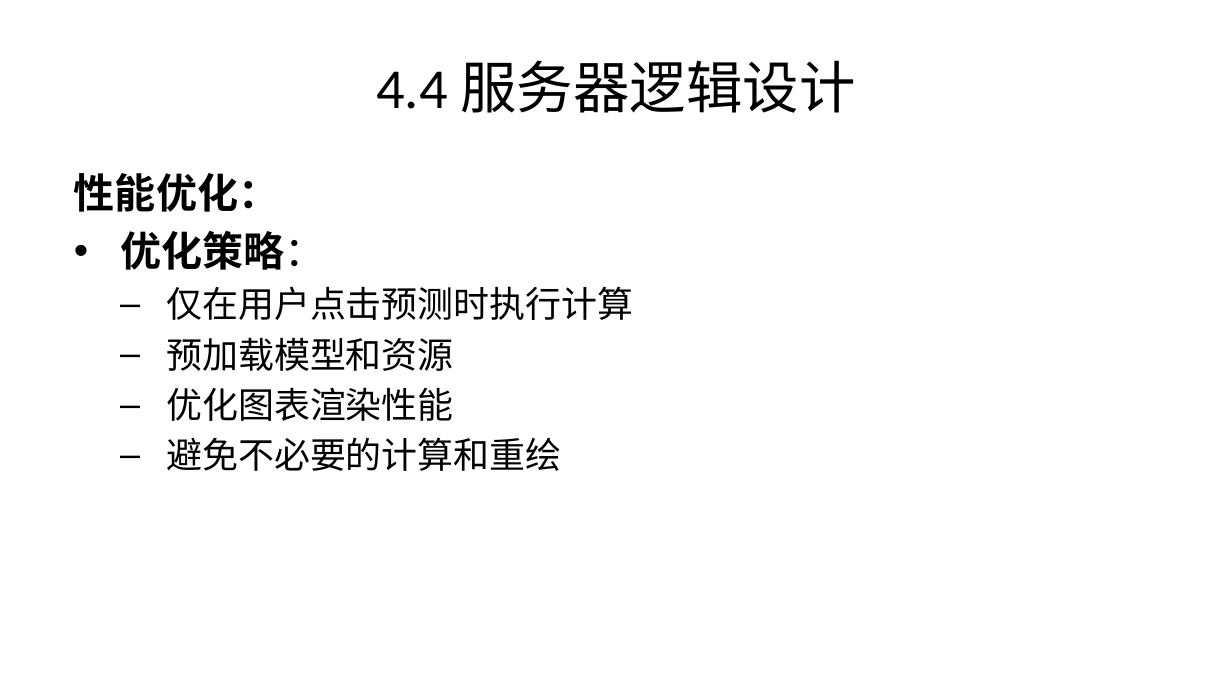
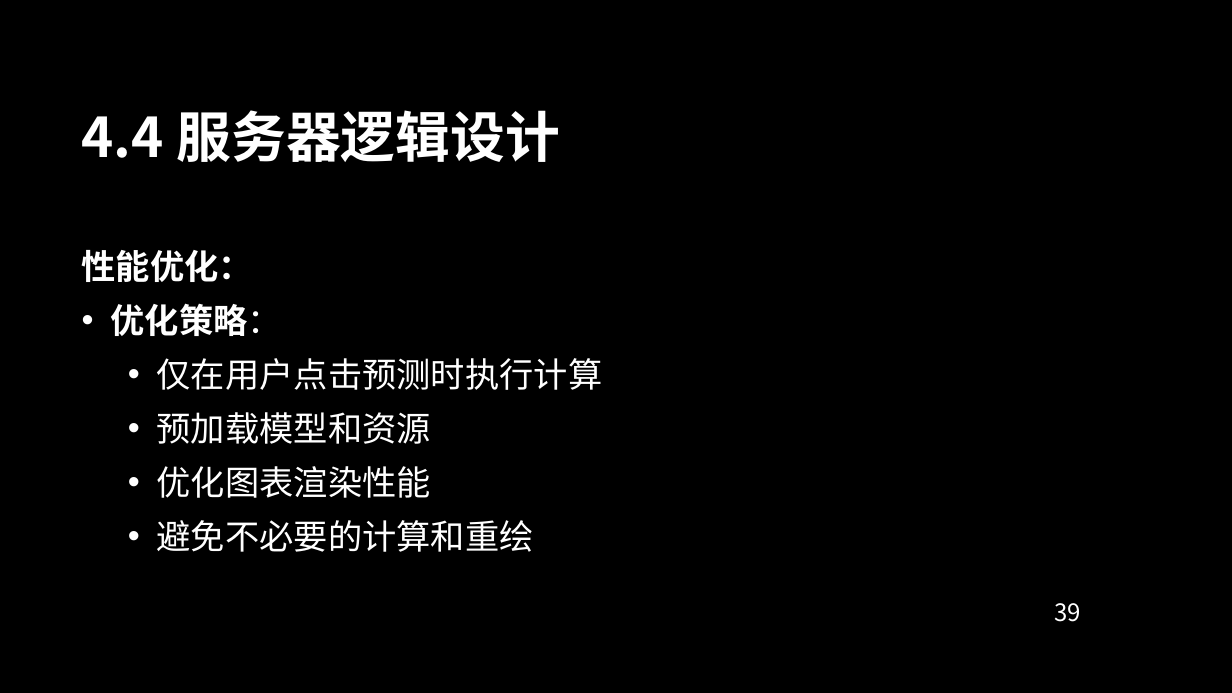
Before and after one commit to Kiriny1999/analysis-ic-model, a slide deck: slide 39 of shiny_app_documentation.pptx (slide 40 before the commit). Drawn at 1232x693 pixels with LibreOffice and Linux fonts; fonts in the diff are those of the drawing; background and template pictures are left out. Boxes give left, top, right and bottom in pixels: in the first picture for what was removed or moved away, otherwise in the second. Text is boxed around its words. In the diff, an @@ line names an element or a change of style, - is before the commit and + after.

```diff
--- a/shiny_app_documentation.pptx
+++ b/shiny_app_documentation.pptx
@@ background #FFFFFF to picture (left out) @@
@@ title "4.4 服务器逻辑设计": place and size @@
-title "4.4 服务器逻辑设计" at <box>376,60,855,113</box>
+title "4.4 服务器逻辑设计" at <box>82,110,560,162</box>
@@ title "4.4 服务器逻辑设计" at <box>82,110,560,162</box>: size 33 to 32 pt, font Calibri to Noto Sans CJK SC, text colour #000000 to #FFFFFF, bold on; alignment centre to left @@
@@ text "性能优化：": place and size @@
-text "性能优化：" at <box>74,173,633,471</box>
+text "性能优化：" at <box>82,250,603,552</box>
@@ text "性能优化：" at <box>82,250,603,552</box>: size 24 to 20 pt in "性能优化：", "优化策略："; font Calibri to Noto Sans CJK SC, text colour #000000 to #FFFFFF; size 21 to 20 pt in "仅在用户点击预测时执行计算", "预加载模型和资源", "优化图表渲染性能", "避免不必要的计算和重绘"; more space between paragraphs; indent changed; bullet – to •; vertical alignment top to middle @@
@@ page number added at <box>1054,603,1081,622</box>, 14 pt, text #FFFFFF @@
+39
```
Also in this commit, not shown: 49 other slides changed, 6 slides added, 3 slides removed, 2 other files.
